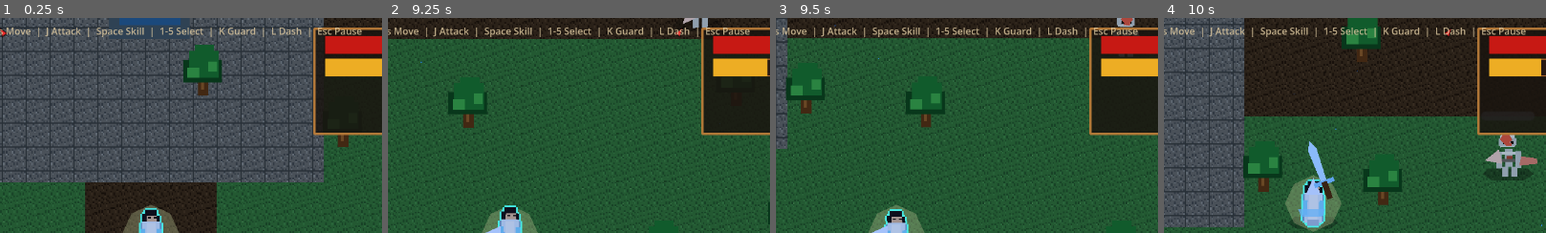
Above: before the commit, frames 1-4 (left to right).
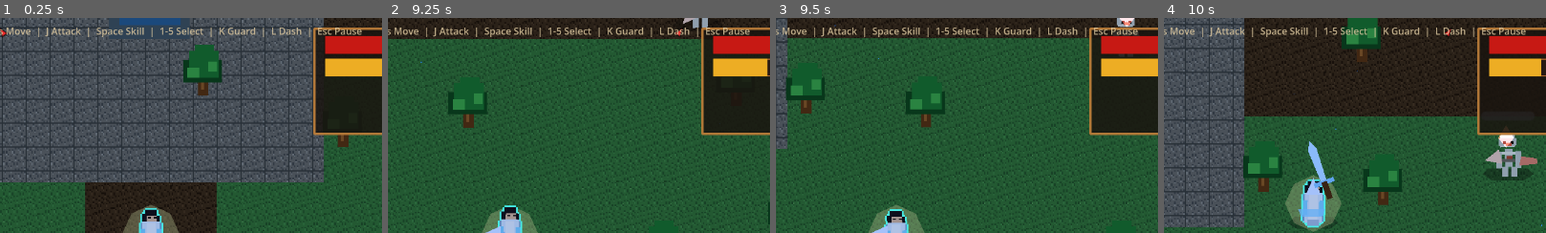
Above: after the commit, the same moments.

Repository: AmethystineAlpaca/moonlit-jianghu
Game: Godot game, scene res://scenes/main/Main.tscn
The game is run twice, just before and just after one commit, with the same random seed, the same clock (stepped at 60 frames per second) and the same inputs.
Inputs:
- Up to frame 1 (0.25 s): no input
- Up to frame 2 (9.25 s): tap Enter at 0.5 s; hold W (move_up) 0.53-2.03 s; tap J (attack) every 2.25 s from 0.6 to 7.35 s; tap L (dash) every 2.25 s from 1.35 to 8.1 s; hold K (defend) 2.03-2.78 s; hold A (move_left) 2.03-3.53 s; hold S (move_down) 3.53-4.28 s; hold D (move_right) 4.28-5.03 s; tap K (defend) at 4.35, 8.85 s; hold W (move_up) 5.03-5.78 s; hold D (move_right) 5.78-8.03 s; hold K (defend) 6.53-7.28 s; hold S (move_down) 8.03-8.78 s; hold A (move_left) from 8.78 s (still down)
- Up to frame 3 (9.5 s): keep holding A (move_left)
- Up to frame 4 (10 s): release A (move_left) at 9.53 s; hold W (move_up) from 9.53 s (still down); tap J (attack) at 9.6 s
The pictures show only the part of the screen within x 30-80%, y 0-50%; the shares and areas given below are measured in that part.

Frames 1-2 are identical in both runs. In frame 3, less than 0.1% of the frame differs, in the area x 90-94%, y 0-5%; in frame 4, 0.1%, in the area x 87-92%, y 54-61%.
Error in both runs: Invalid type in function 'get_node_or_null' in base 'Node2D (World.gd)'. Cannot convert argument 1 from StringName to NodePath. (res://scripts/world/World.gd:5…

Commit message:
feat: skeleton enemy additive soul glow + hit stun tilt

Diff:
--- a/scripts/enemies/BasicEnemy.gd
+++ b/scripts/enemies/BasicEnemy.gd
@@ -469,6 +469,14 @@
 	body.scale = normal_body_scale * hit_pulse_scale
 	hit_flash_timer = hit_flash_duration
 	hit_pulse_timer = hit_flash_duration
+	var tilt_dir := -knockback_velocity.normalized() if knockback_velocity.length() > 1.0 else -facing_direction
+	body.rotation = tilt_dir.angle() * 0.12
+	var tween := create_tween()
+	tween.tween_property(body, "rotation", 0.0, 0.14)
+	if soul_accent_visual != null:
+		soul_accent_visual.modulate = Color(2.0, 2.0, 2.0, 1.0)
+		var accent_tween := create_tween()
+		accent_tween.tween_property(soul_accent_visual, "modulate", Color.WHITE, 0.18)
 
 func _on_died() -> void:
 	attack_release_timer = 0.0
@@ -497,6 +505,11 @@
 	body.scale = normal_body_scale
 	modulate.a = 1.0
 
+func _build_accent_material() -> CanvasItemMaterial:
+	var mat := CanvasItemMaterial.new()
+	mat.blend_mode = CanvasItemMaterial.BLEND_MODE_ADD
+	return mat
+
 func _setup_skeleton_visuals() -> void:
 	body.texture = _build_skeleton_texture(visual_accent_color, faction == "zombie")
 	body.texture_filter = CanvasItem.TEXTURE_FILTER_NEAREST
@@ -508,8 +521,11 @@
 		soul_accent_visual.name = "SoulAccent"
 		add_child(soul_accent_visual)
 		move_child(soul_accent_visual, body.get_index() + 1)
-	soul_accent_visual.polygon = PackedVector2Array([Vector2(0, -15), Vector2(4, -9), Vector2(0, -5), Vector2(-4, -9)])
+	soul_accent_visual.polygon = PackedVector2Array([
+		Vector2(0, -18), Vector2(5, -10), Vector2(0, -4), Vector2(-5, -10)
+	])
 	soul_accent_visual.color = get_visual_accent_color()
+	soul_accent_visual.material = _build_accent_material()
 	soul_accent_visual.z_index = 3
 
 	bone_weapon_visual = get_node_or_null("BoneWeapon") as Polygon2D
